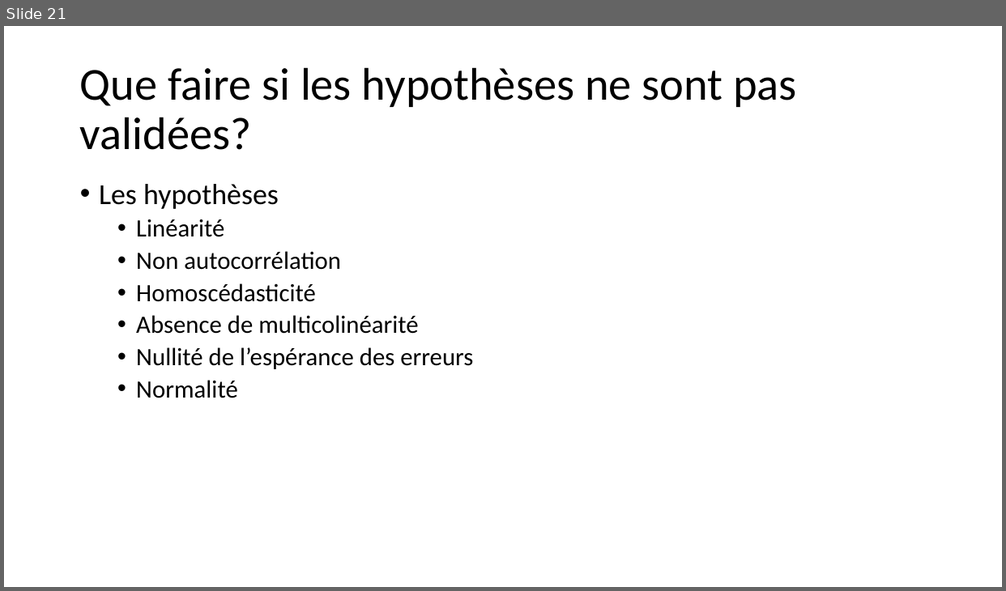
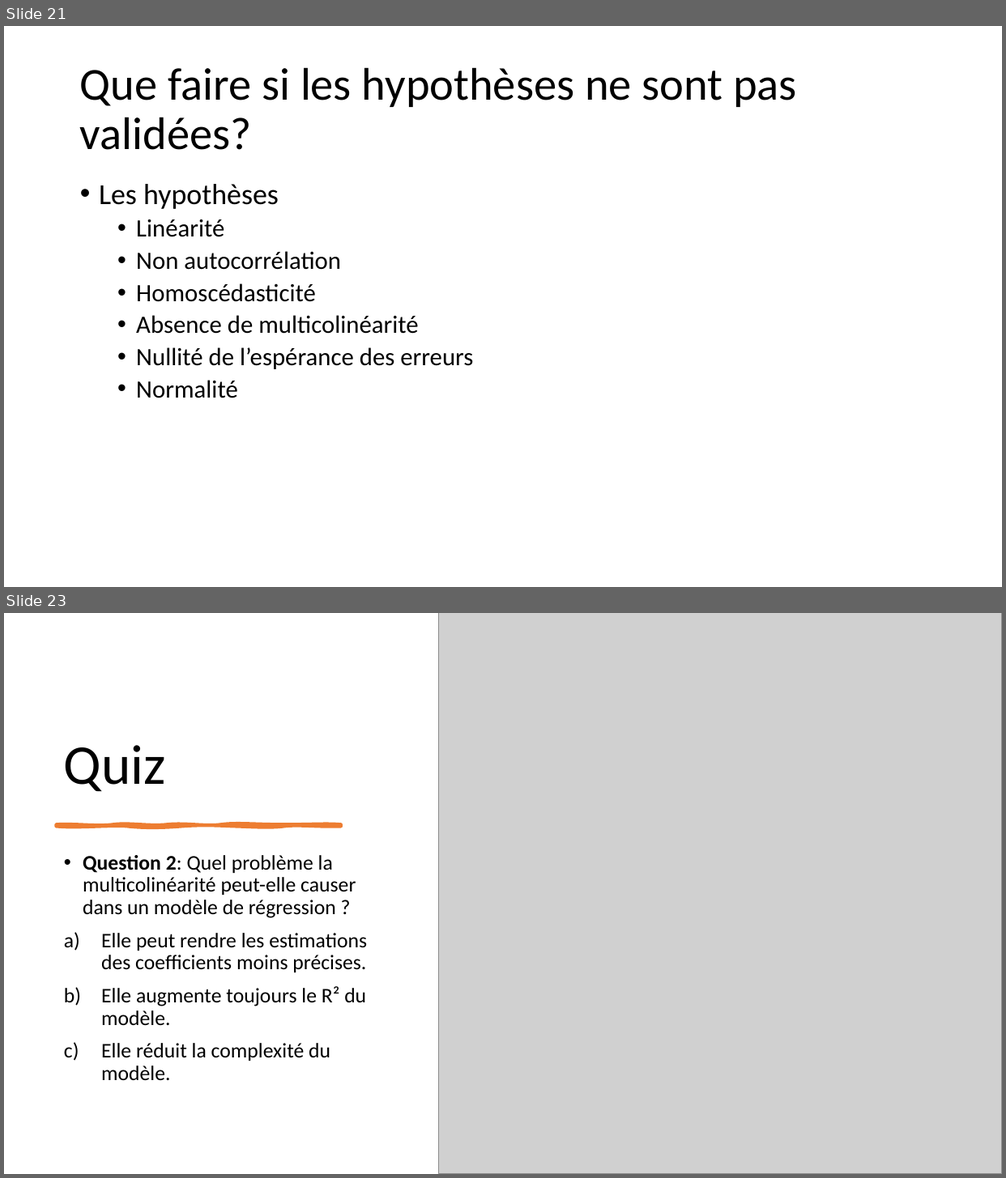
Before and after one commit to LeCoinStat/WAS, a slide deck: WAS18/WAS18_Regression_Linéaire_Dans_La_Pratique.pptx. Shown one above the other, each under a label of ours: slide 21 before the commit, slides 21 and 23 after it; the slides between them are not shown. The pictures are 1006x591 and 1006x1178 pixels, drawn with LibreOffice and Linux fonts; fonts in the diff are those of the drawing; grey boxes stand for pictures. Boxes give left, top, right and bottom in pixels: in the first picture for what was removed or moved away, otherwise in the second. Text is boxed around its words. In the diff, an @@ line names an element or a change of style, - is before the commit and + after.

```diff
--- a/WAS18/WAS18_Regression_Linéaire_Dans_La_Pratique.pptx
+++ b/WAS18/WAS18_Regression_Linéaire_Dans_La_Pratique.pptx
@@ slide 23 added at box(4, 613, 1002, 1174), background #FFFFFF @@
@@ picture added at box(439, 613, 1002, 1174) @@
@@ title added at box(64, 745, 166, 792), 54 pt, text #000000 @@
+Quiz
@@ freeform shape added at box(57, 825, 341, 826), fill #ED7D31, outline #ED7D31 3.5 pt @@
@@ text added at box(83, 855, 367, 1080), 20 pt, text #000000 @@
+• Question 2: Quel problème la multicolinéarité peut-elle causer dans un modèle de régression ?
+a) Elle peut rendre les estimations des coefficients moins précises.
+b) Elle augmente toujours le R² du modèle.
+c) Elle réduit la complexité du modèle.
```
Also in this commit, not shown: 1 slide changed, 1 other slide added.
